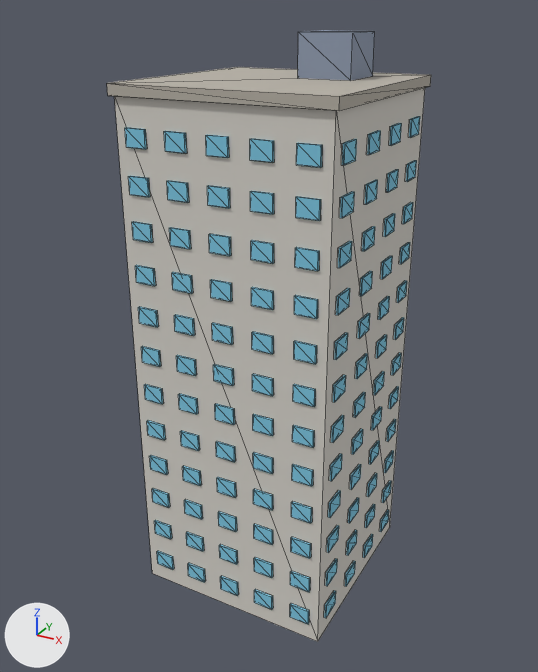
The glTF model assets/models/generic/tower_block.glb: old version first, new version second.
The view is the same before and after, from a 50 mm lens placed at (25.8, -48.2, 45.2), pointed at (-0.5, -0.5, 21.4). The axes (+X, +Y, +Z) are drawn at lower left. The lights are the same throughout. The first picture is the older version. Mesh edges are drawn as thin lines. Where no turn or scale is listed for an object, it has been applied to the vertices.

Names of what the first picture shows: 'tower_block_concrete', 'tower_block_metal', 'tower_block_roof_flat', 'tower_block_window'.
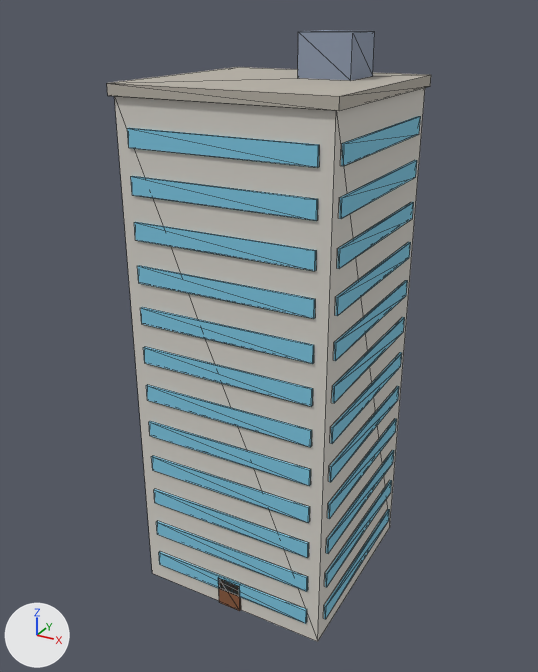
Boxes [x1, y1, x2, y2] around the edits, measured in the pictures (538 x 672 px):
'tower_block_window', reshaped
    before: [125, 116, 420, 624]
    after: [127, 116, 421, 624]
'tower_block_door', added (brown)
    after: [218, 578, 241, 611]
part 1 of me_tower_block_window, added (cyan)
    after: [159, 551, 307, 624]
part 2 of me_tower_block_window, added
    after: [324, 509, 390, 619]
part 3 of me_tower_block_window, added (cyan)
    after: [156, 521, 308, 592]
part 4 of me_tower_block_window, added
    after: [325, 480, 392, 587]
part 5 of me_tower_block_window, added (cyan)
    after: [154, 489, 309, 558]
part 6 of me_tower_block_window, added
    after: [326, 450, 394, 554]
part 7 of me_tower_block_window, added (cyan)
    after: [151, 456, 310, 523]
part 8 of me_tower_block_window, added (cyan)
    after: [328, 419, 397, 519]
part 9 of me_tower_block_window, added (cyan)
    after: [149, 421, 311, 486]
part 10 of me_tower_block_window, added (cyan)
    after: [329, 386, 399, 482]
part 11 of me_tower_block_window, added (cyan)
    after: [146, 385, 312, 447]
part 12 of me_tower_block_window, added (cyan)
    after: [331, 352, 402, 444]
part 13 of me_tower_block_window, added (cyan)
    after: [143, 347, 313, 407]
part 14 of me_tower_block_window, added (cyan)
    after: [332, 317, 405, 403]
part 15 of me_tower_block_window, added (cyan)
    after: [141, 307, 314, 364]
part 16 of me_tower_block_window, built on
    before: [125, 127, 147, 149]
    after: [127, 116, 421, 361]

Edits to the bpy script that builds the scene:
```text
Add mat_door:
    mat_door = principled_material('door')
    mat_door.base_color = (0.258, 0.102, 0.0452)  # brown #8b5a3c
    mat_door.roughness = 1.0
Change me_tower_block_window:
    used by ob_tower_block_window; location = (0.0, 0.0, 0.0)
    remove me_tower_block_window.from_pydata(...)  # 1728 vertices, 2592 faces; spans x -8.1..8.1, y -8.1..8.1, z 1.5..38.0
    add me_tower_block_window.from_pydata(...)  # 384 vertices, 576 faces; spans x -8.1..8.1, y -8.1..8.1, z 1.5..38.0
    me_tower_block_window part 1: a new loose piece, a box spanning x -7.0..7.0, y -8.15..-7.95, z 1.5..2.8, in mat_window (cyan #7ec8e3)
    me_tower_block_window part 2: a new loose piece, a box spanning x 7.95..8.15, y -7.0..7.0, z 1.5..2.8, in mat_window (cyan #7ec8e3)
    me_tower_block_window part 3: a new loose piece, a box spanning x -7.0..7.0, y -8.15..-7.95, z 4.7..6.0, in mat_window (cyan #7ec8e3)
    me_tower_block_window part 4: a new loose piece, a box spanning x 7.95..8.15, y -7.0..7.0, z 4.7..6.0, in mat_window (cyan #7ec8e3)
    me_tower_block_window part 5: a new loose piece, a box spanning x -7.0..7.0, y -8.15..-7.95, z 7.9..9.2, in mat_window (cyan #7ec8e3)
    me_tower_block_window part 6: a new loose piece, a box spanning x 7.95..8.15, y -7.0..7.0, z 7.9..9.2, in mat_window (cyan #7ec8e3)
    me_tower_block_window part 7: a new loose piece, a box spanning x -7.0..7.0, y -8.15..-7.95, z 11.1..12.4, in mat_window (cyan #7ec8e3)
    me_tower_block_window part 8: a new loose piece, a box spanning x 7.95..8.15, y -7.0..7.0, z 11.1..12.4, in mat_window (cyan #7ec8e3)
    me_tower_block_window part 9: a new loose piece, a box spanning x -7.0..7.0, y -8.15..-7.95, z 14.3..15.6, in mat_window (cyan #7ec8e3)
    me_tower_block_window part 10: a new loose piece, a box spanning x 7.95..8.15, y -7.0..7.0, z 14.3..15.6, in mat_window (cyan #7ec8e3)
    me_tower_block_window part 11: a new loose piece, a box spanning x -7.0..7.0, y -8.15..-7.95, z 17.5..18.8, in mat_window (cyan #7ec8e3)
    me_tower_block_window part 12: a new loose piece, a box spanning x 7.95..8.15, y -7.0..7.0, z 17.5..18.8, in mat_window (cyan #7ec8e3)
    me_tower_block_window part 13: a new loose piece, a box spanning x -7.0..7.0, y -8.15..-7.95, z 20.7..22.0, in mat_window (cyan #7ec8e3)
    me_tower_block_window part 14: a new loose piece, a box spanning x 7.95..8.15, y -7.0..7.0, z 20.7..22.0, in mat_window (cyan #7ec8e3)
    me_tower_block_window part 15: a new loose piece, a box spanning x -7.0..7.0, y -8.15..-7.95, z 23.9..25.2, in mat_window (cyan #7ec8e3)
    me_tower_block_window part 16: 16 vertices removed from x -7.2..-5.6, y -8.1..8.1, z 36.7..38.0; 144 vertices added at x -8.1..8.1, y -8.1..8.1, z 23.9..38.0
    other edits to the shape of me_tower_block_window do not show in these pictures
Add me_tower_block_door:
    me_tower_block_door.from_pydata(...)  # a box spanning x -1.0..1.0, y -8.15..-7.95, z 0.0..2.6
    me_tower_block_door.materials.append(mat_door)  # brown #8b5a3c
Add ob_tower_block_door:
    ob_tower_block_door = bpy.data.objects.new('tower_block_door', me_tower_block_door)
    ob_tower_block_door.location = (0.0, 0.0, 0.0)
```
